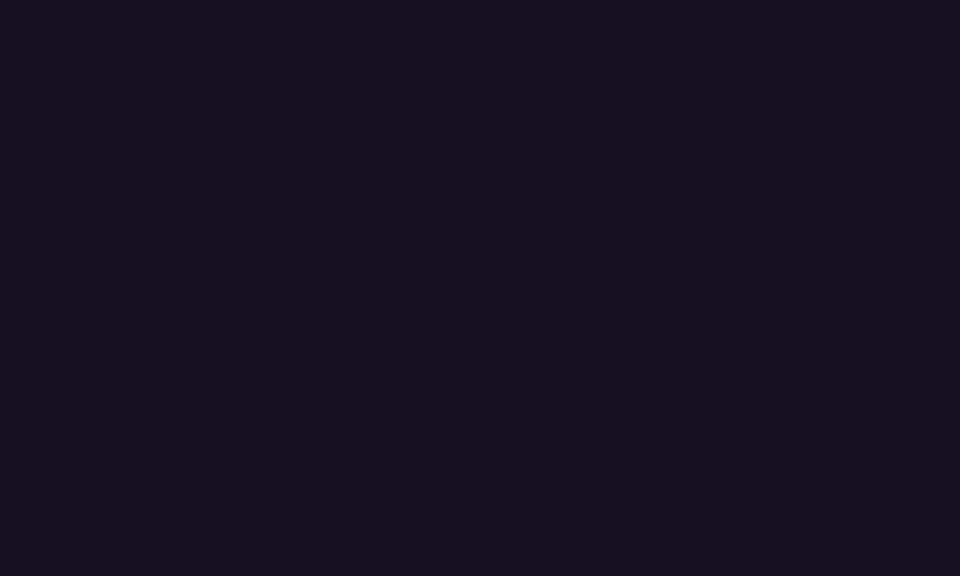
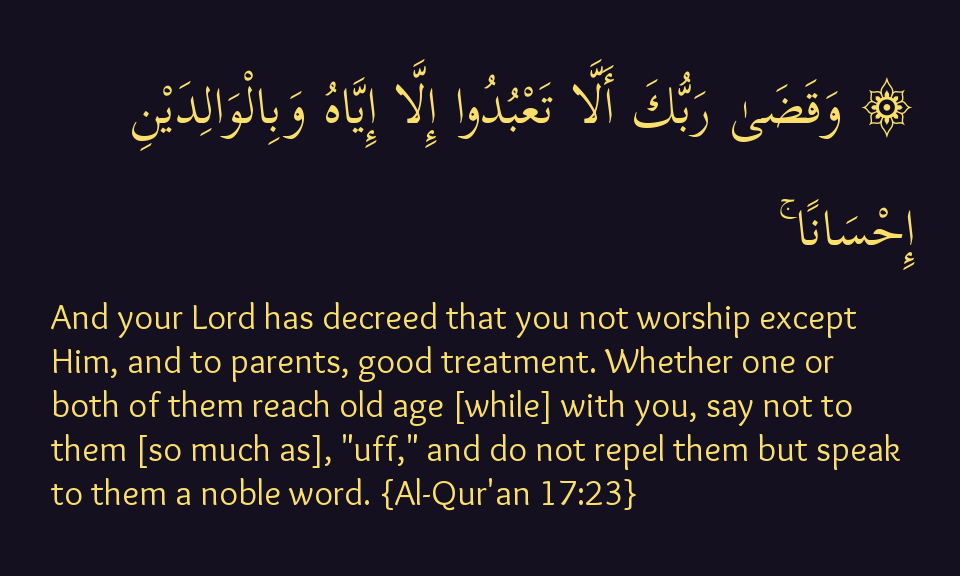
Revision of a layered w=960, h=576 image; what changed, layer by layer:
showed group "Lock Please" (4 layers) over [51, 59, 915, 511]
showed "17:23", painted on it over [51, 59, 915, 511]
